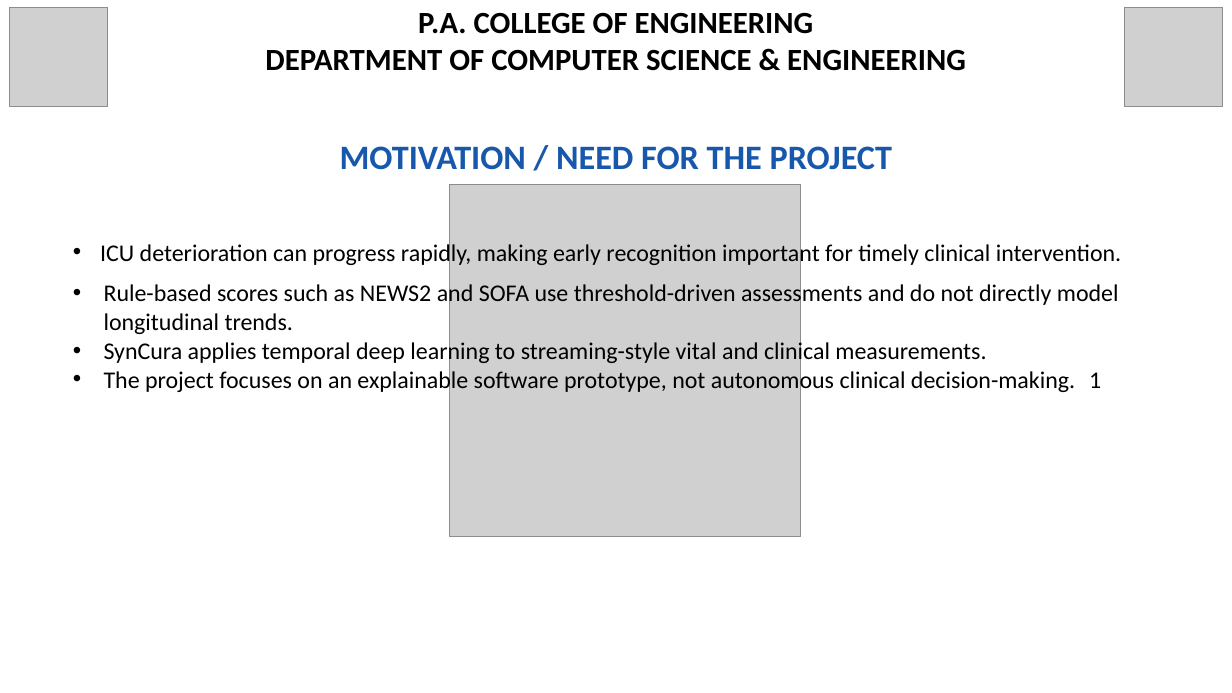
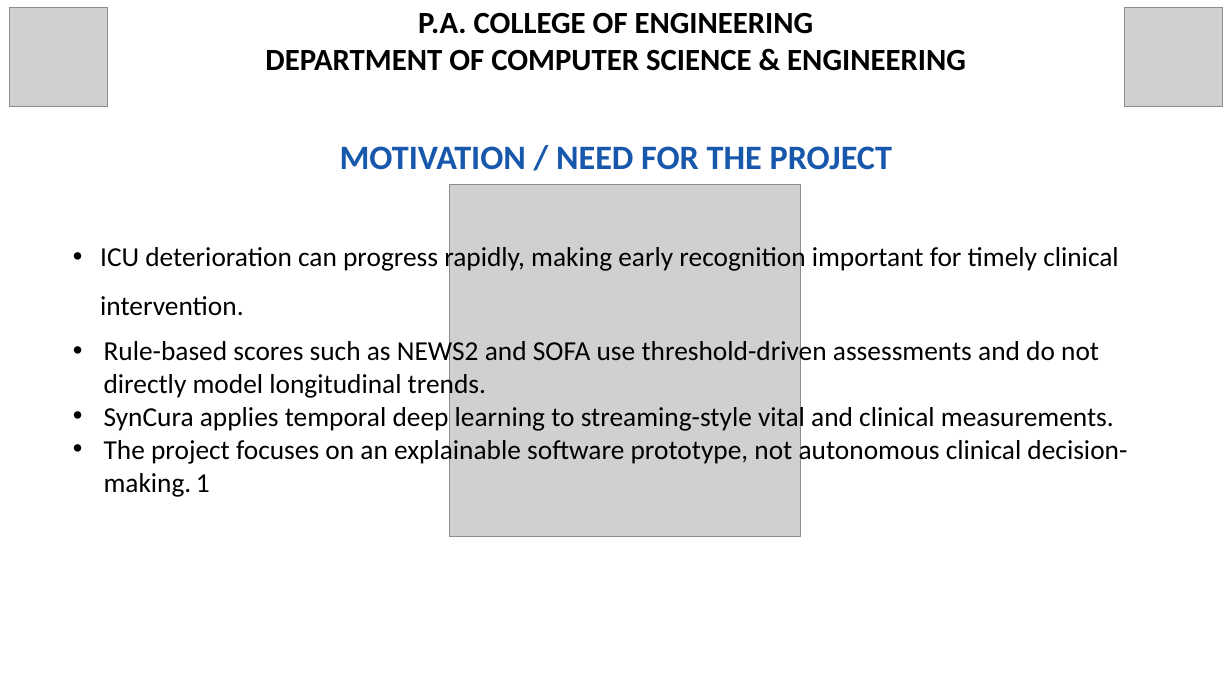
Before and after one commit to Dinaltium/SynCura, a slide deck: slide 3 of ppt/SynCura_Deck_V3_FINAL.pptx. Drawn at 1232x693 pixels with LibreOffice and Linux fonts; fonts in the diff are those of the drawing; grey boxes stand for pictures. Boxes give left, top, right and bottom in pixels: in the first picture for what was removed or moved away, otherwise in the second. Text is boxed around its words. In the diff, an @@ line names an element or a change of style, - is before the commit and + after.

```diff
--- a/ppt/SynCura_Deck_V3_FINAL.pptx
+++ b/ppt/SynCura_Deck_V3_FINAL.pptx
@@ text "ICU deterioration can progress rapidly, ..." at (x1=100, y1=243, x2=1127, y2=497): size 28 to 32 pt @@
```
Also in this commit, not shown: 1 other slide changed, 2 other files.
